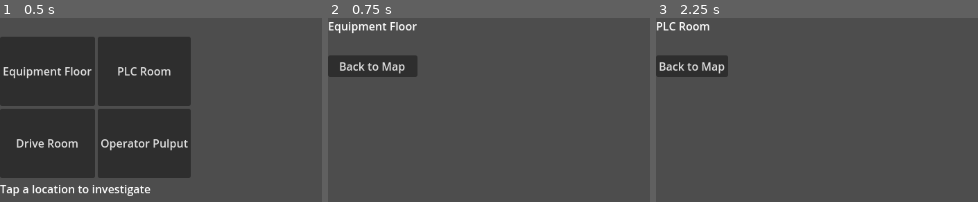
Above: before the commit, frames 1-3 (left to right).
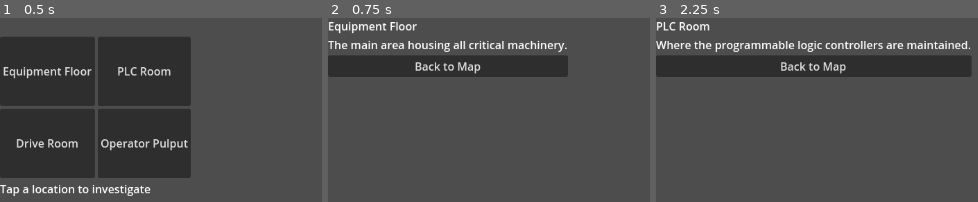
Above: after the commit, the same moments.

Repository: ccecc85/rod-and-order
Game: Godot game, scene res://scenes/screens/MapScreen.tscn
Two runs of this game, one before a commit and one after it. Both use one fixed random seed, a clock stepped at 60 frames per second and the inputs below.
Inputs:
- Up to frame 1 (0.5 s): no input
- Up to frame 2 (0.75 s): click "Equipment Floor" at 0.5 s
- Up to frame 3 (2.25 s): click "Back to Map" at 1.25 s; click "PLC Room" at 2 s

Frame 1 is identical in both runs. In frame 2, 7.3% of the frame differs, in the area x 0-75%, y 12-33%; in frame 3, 11%, in the area x 0-98%, y 12-33%.

Commit message:
0.0.8 Cleanup and Bug Fixes

Diff:
--- a/game/scripts/autoload/gamestate.gd
+++ b/game/scripts/autoload/gamestate.gd
@@ -3,3 +3,17 @@
 
 # Keep it simple: store selected location as a string for now.
 var selected_location: String = ""
+
+# Centralized location identifiers
+const LOCATION_EQUIPMENT := "EQUIPMENT_FLOOR"
+const LOCATION_PLC := "PLC_ROOM"
+const LOCATION_DRIVE := "DRIVE_ROOM"
+const LOCATION_PULPIT := "OPERATOR_PULPIT"
+
+# Centralized location data: title + description
+const LOCATIONS := {
+	LOCATION_EQUIPMENT: {"title": "Equipment Floor", "desc": "The main area housing all critical machinery."},
+	LOCATION_PLC: {"title": "PLC Room", "desc": "Where the programmable logic controllers are maintained."},
+	LOCATION_DRIVE: {"title": "Drive Room", "desc": "Contains the motor drives and control systems."},
+	LOCATION_PULPIT: {"title": "Operator Pulpit", "desc": "The central control station for operators."}
+}
--- a/game/scripts/screens/Location_Screen.gd
+++ b/game/scripts/screens/Location_Screen.gd
@@ -2,19 +2,15 @@
 extends Control
 
 @onready var location_title: Label = %LocationTitle
+@onready var location_description: Label = %LocationSubtitle
 @onready var back_button: Button = %BackButton
 
 func _ready() -> void:
-	location_title.text = _pretty_location_name(GameState.selected_location)
+	var default_info := {"title": "Unknown Location", "desc": "Description not available."}
+	var info: Dictionary = GameState.LOCATIONS.get(GameState.selected_location, default_info)
+	location_title.text = info.get("title")
+	location_description.text = info.get("desc")
+	back_button.pressed.connect(Callable(self, "_on_back_pressed"))
 
-	back_button.pressed.connect(func():
-		get_tree().change_scene_to_file("res://scenes/screens/MapScreen.tscn")
-	)
-
-func _pretty_location_name(location_id: String) -> String:
-	match location_id:
-		"EQUIPMENT_FLOOR": return "Equipment Floor"
-		"PLC_ROOM": return "PLC Room"
-		"DRIVE_ROOM": return "Drive Room"
-		"OPERATOR_PULPIT": return "Operator Pulpit"
-		_: return "Unknown Location"
+func _on_back_pressed() -> void:
+	get_tree().change_scene_to_file("res://scenes/screens/MapScreen.tscn")
--- a/game/scripts/screens/MapScreen.gd
+++ b/game/scripts/screens/MapScreen.gd
@@ -1,19 +1,14 @@
 # scripts/screens/MapScreen.gd
 extends Control
-
-const LOCATION_EQUIPMENT := "EQUIPMENT_FLOOR"
-const LOCATION_PLC := "PLC_ROOM"
-const LOCATION_DRIVE := "DRIVE_ROOM"
-const LOCATION_PULPIT := "OPERATOR_PULPIT"
 
 @onready var grid: GridContainer = %LocationGrid
 
 func _ready() -> void:
 	#Find buttons by name and connect signals
-	_bind("EquipmentButton", LOCATION_EQUIPMENT)
-	_bind("PlcButton", LOCATION_PLC)
-	_bind("DriveButton", LOCATION_DRIVE)
-	_bind("PulpitButton", LOCATION_PULPIT)
+	_bind("EquipmentButton", GameState.LOCATION_EQUIPMENT)
+	_bind("PlcButton", GameState.LOCATION_PLC)
+	_bind("DriveButton", GameState.LOCATION_DRIVE)
+	_bind("PulpitButton", GameState.LOCATION_PULPIT)
 
 func _bind(buttonName: String, location_id: String) -> void:
 	var b := grid.get_node(buttonName) as Button
